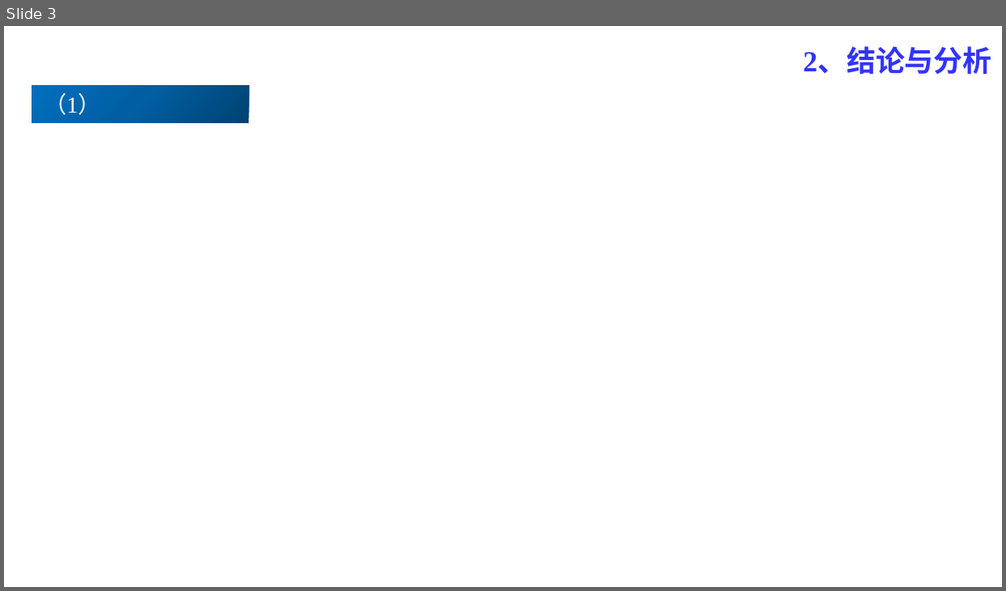
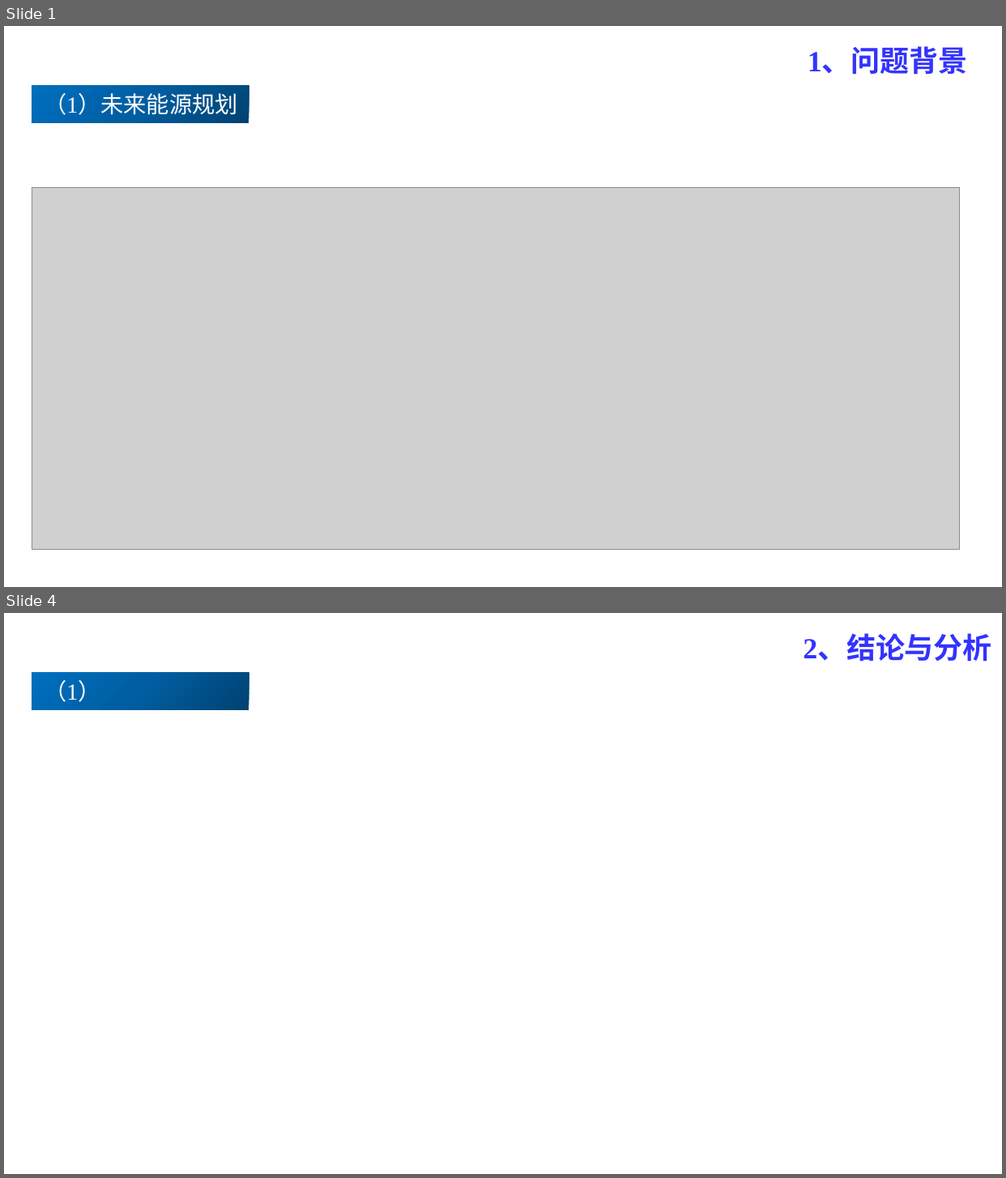
Before and after one commit to PaperStrange/ResearchRecorder, a slide deck: Report notes/design_of_a_gas_diffusion_layer_substrate.pptx. Shown one above the other, each under a label of ours: slide 3 before the commit, slides 1 and 4 after it; the slides between them are not shown. The pictures are 1006x591 and 1006x1178 pixels, drawn with LibreOffice and Linux fonts; fonts in the diff are those of the drawing; grey boxes stand for pictures. Boxes give left, top, right and bottom in pixels: in the first picture for what was removed or moved away, otherwise in the second. Text is boxed around its words. In the diff, an @@ line names an element or a change of style, - is before the commit and + after.

```diff
--- a/Report notes/design_of_a_gas_diffusion_layer_substrate.pptx
+++ b/Report notes/design_of_a_gas_diffusion_layer_substrate.pptx
@@ slide 1 added at [4, 26, 1002, 587], background #FFFFFF @@
@@ text added at [808, 49, 967, 75], 28 pt, text #3333FF, bold @@
+1、问题背景
@@ rectangle added at [32, 86, 249, 123], fill gradient #004272 to #005EA2 to #0070C0 @@
@@ text added at [44, 89, 238, 118], 22 pt, text #FFFFFF @@
+（1）未来能源规划
@@ picture added at [32, 188, 959, 550] @@
@@ what was slide 3 is now slide 4 @@
```
Also in this commit, not shown: 1 slide changed, 1 other slide added, 1 slide removed.
